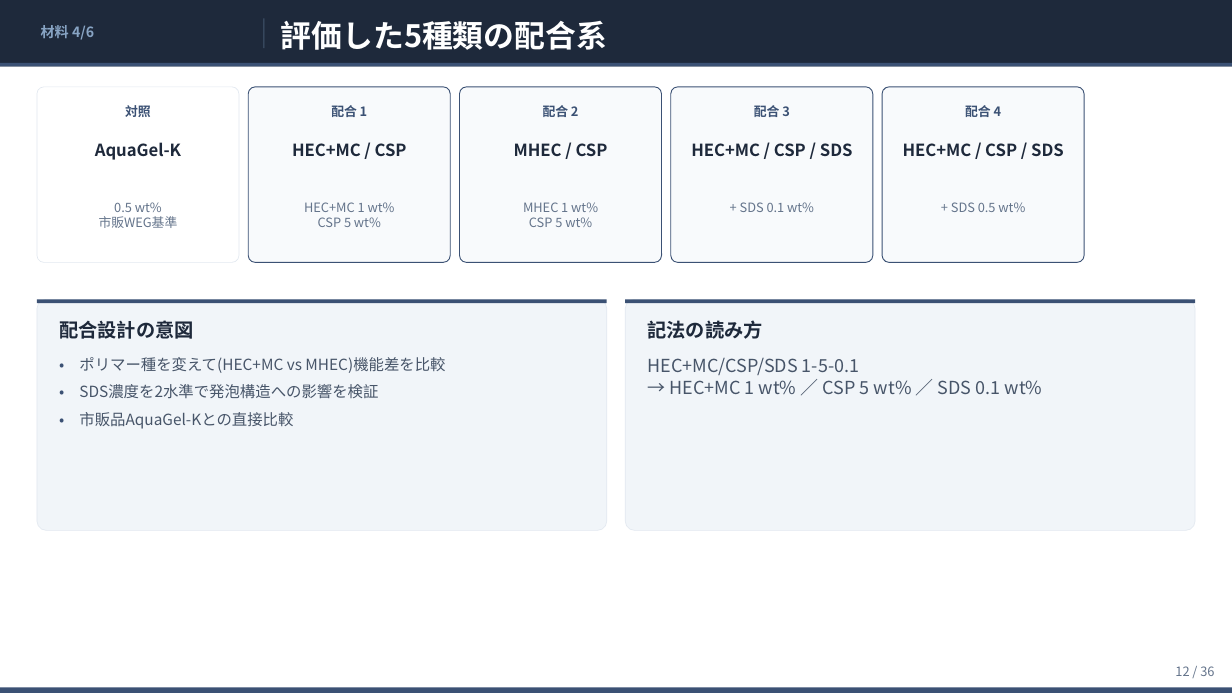
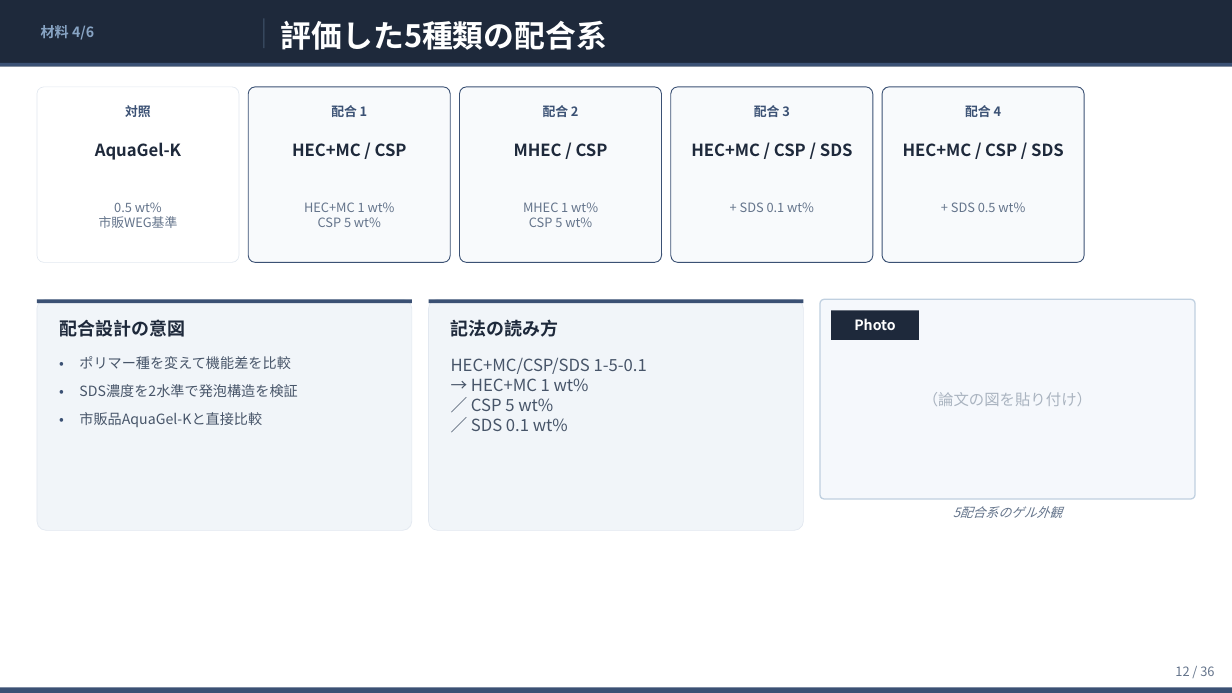
Before and after one commit to ytaisei0525-design/my-first-claude, a slide deck: slide 12 of slides.pptx. Drawn at 1232x693 pixels with LibreOffice and Linux fonts; fonts in the diff are those of the drawing. Boxes give left, top, right and bottom in pixels: in the first picture for what was removed or moved away, otherwise in the second. Text is boxed around its words. In the diff, an @@ line names an element or a change of style, - is before the commit and + after.

```diff
--- a/slides.pptx
+++ b/slides.pptx
@@ rounded rectangle: place and size @@
-rounded rectangle at box(37, 299, 607, 531)
+rounded rectangle at box(37, 299, 412, 531)
@@ rectangle: place and size @@
-rectangle at box(37, 299, 607, 303)
+rectangle at box(37, 299, 412, 303)
@@ rounded rectangle: place and size @@
-rounded rectangle at box(626, 299, 1196, 531)
+rounded rectangle at box(429, 299, 804, 531)
@@ rectangle: place and size @@
-rectangle at box(626, 299, 1196, 303)
+rectangle at box(429, 299, 804, 303)
@@ rounded rectangle added at box(821, 299, 1196, 499), fill #F5F8FC, outline #C0D0E0 1 pt @@
@@ text "配合設計の意図" at box(59, 319, 185, 337): size 15 to 14 pt @@
@@ text "記法の読み方" at box(451, 319, 559, 337): size 15 to 14 pt @@
@@ text "記法の読み方": place and size @@
-text "記法の読み方" at box(647, 320, 762, 339)
+text "記法の読み方" at box(451, 319, 559, 337)
@@ rectangle added at box(832, 311, 920, 340), fill #1E293B @@
@@ text added at box(854, 318, 895, 330), 11 pt, text #FFFFFF, bold @@
+Photo
@@ text "•" at box(55, 353, 74, 381): size 12 to 11 pt @@
@@ text at box(79, 356, 290, 369): text changed; size 12 to 11 pt @@
-ポリマー種を変えて(HEC+MC vs MHEC)機能差を比較
+ポリマー種を変えて機能差を比較
@@ text "HEC+MC/CSP/SDS 1-5-0.1": place and size @@
-text "HEC+MC/CSP/SDS 1-5-0.1" at box(647, 358, 1043, 394)
+text "HEC+MC/CSP/SDS 1-5-0.1" at box(451, 358, 647, 431)
@@ text at box(451, 358, 647, 374): size 14 to 13 pt in "HEC+MC/CSP/SDS 1-5-0.1" @@
@@ text at box(79, 384, 297, 397): text changed; size 12 to 11 pt @@
-SDS濃度を2水準で発泡構造への影響を検証
+SDS濃度を2水準で発泡構造を検証
@@ text at box(471, 378, 589, 431): text changed; size 14 to 13 pt @@
-→ HEC+MC 1 wt% ／ CSP 5 wt% ／ SDS 0.1 wt%
+→ HEC+MC 1 wt%
+／ CSP 5 wt%
+／ SDS 0.1 wt%
@@ text at box(79, 412, 262, 427): text changed; size 12 to 11 pt @@
-市販品AquaGel-Kとの直接比較
+市販品AquaGel-Kと直接比較
@@ text added at box(923, 392, 1092, 406), 12 pt, text #AAB4C0 @@
+（論文の図を貼り付け）
@@ text added at box(953, 506, 1062, 518), 10 pt, text #64748B, italic @@
+5配合系のゲル外観
```
Also in this commit, not shown: 5 other slides changed, 3 other files.
